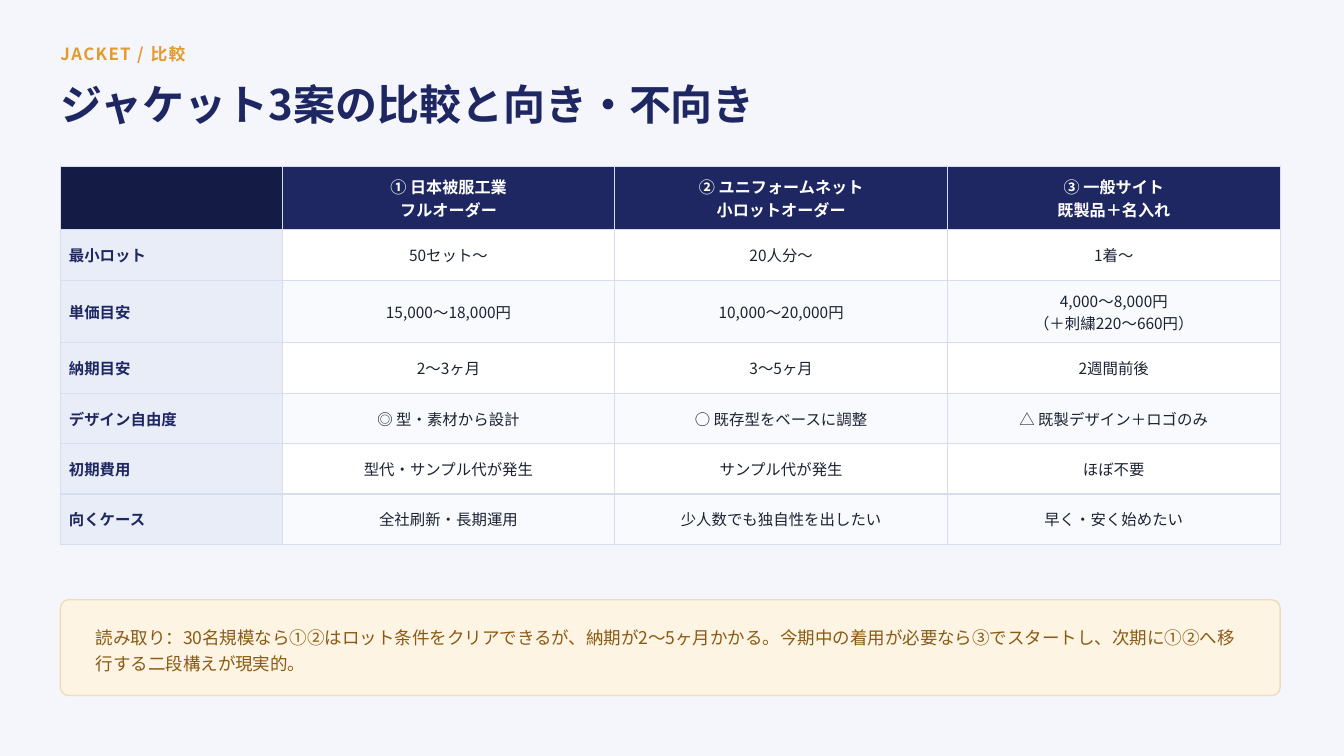
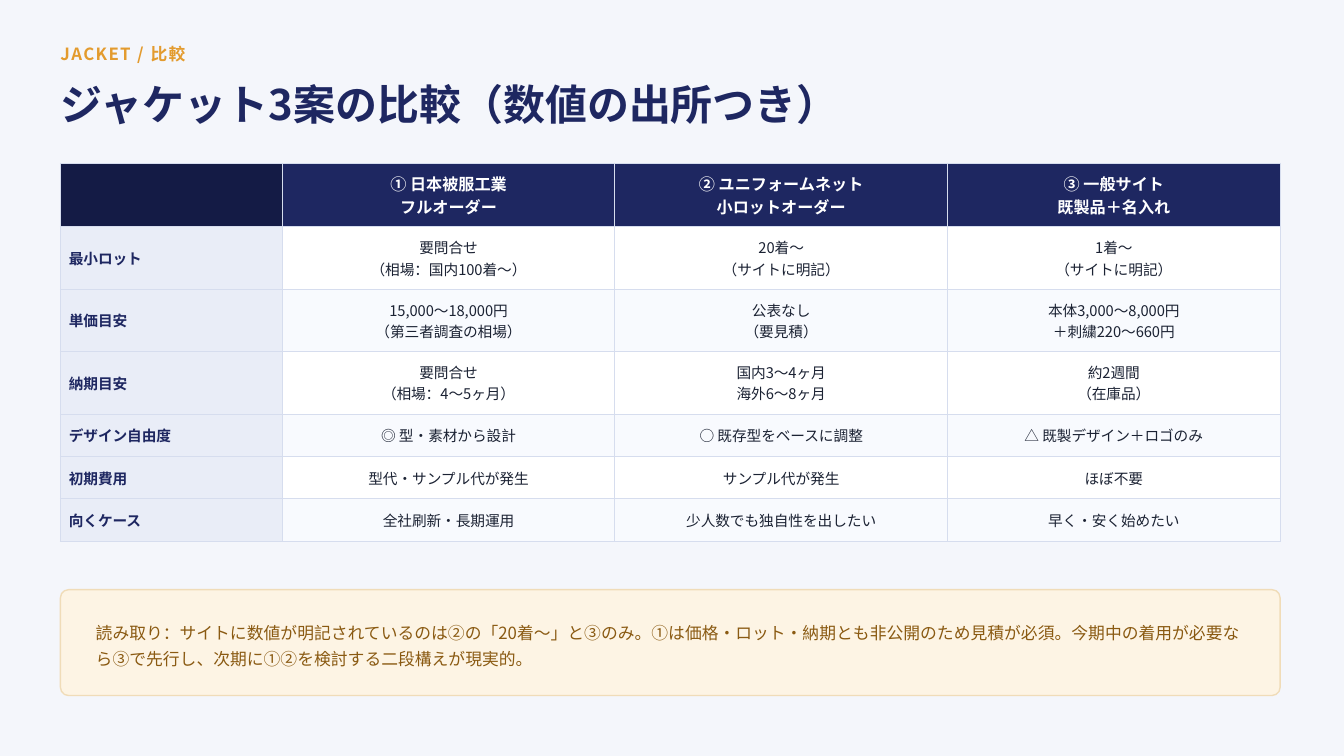
Before and after one commit to sou16hattori-rgb/claudecode_test, a slide deck: slide 5 of docs/工場ユニフォーム検討資料.pptx. Drawn at 1344x756 pixels with LibreOffice and Linux fonts; fonts in the diff are those of the drawing. Boxes give left, top, right and bottom in pixels: in the first picture for what was removed or moved away, otherwise in the second. Text is boxed around its words. In the diff, an @@ line names an element or a change of style, - is before the commit and + after.

```diff
--- a/docs/工場ユニフォーム検討資料.pptx
+++ b/docs/工場ユニフォーム検討資料.pptx
@@ text at (60,84,839,125): text changed @@
-ジャケット3案の比較と向き・不向き
+ジャケット3案の比較（数値の出所つき）
@@ table at (60,163,1280,532) @@
-row 2: 最小ロット | 50セット〜 | 20人分〜 | 1着〜
+row 2: 最小ロット | 要問合せ / （相場：国内100着〜） | 20着〜 / （サイトに明記） | 1着〜 / （サイトに明記）
-row 3: 単価目安 | 15,000〜18,000円 | 10,000〜20,000円 | 4,000〜8,000円 / （＋刺繍220〜660円）
+row 3: 単価目安 | 15,000〜18,000円 / （第三者調査の相場） | 公表なし / （要見積） | 本体3,000〜8,000円 / ＋刺繍220〜660円
-row 4: 納期目安 | 2〜3ヶ月 | 3〜5ヶ月 | 2週間前後
+row 4: 納期目安 | 要問合せ / （相場：4〜5ヶ月） | 国内3〜4ヶ月 / 海外6〜8ヶ月 | 約2週間 / （在庫品）
@@ size 11 to 10.5 pt in "最小ロット", "単価目安", "納期目安", "デザイン自由度" and 11 more places @@
@@ rounded rectangle: place and size @@
-rounded rectangle at (60,600,1280,696)
+rounded rectangle at (60,590,1280,696)
@@ rounded rectangle at (60,590,1280,696): proportions changed @@
@@ text at (96,625,1240,667): text changed; size 12.5 to 12 pt @@
-読み取り：30名規模なら①②はロット条件をクリアできるが、納期が2〜5ヶ月かかる。今期中の着用が必要なら③でスタートし、次期に①②へ移行する二段構えが現実的。
+読み取り：サイトに数値が明記されているのは②の「20着〜」と③のみ。①は価格・ロット・納期とも非公開のため見積が必須。今期中の着用が必要なら③で先行し、次期に①②を検討する二段構えが現実的。
```
Also in this commit, not shown: 6 other slides changed, 1 slide added, 2 other files.
